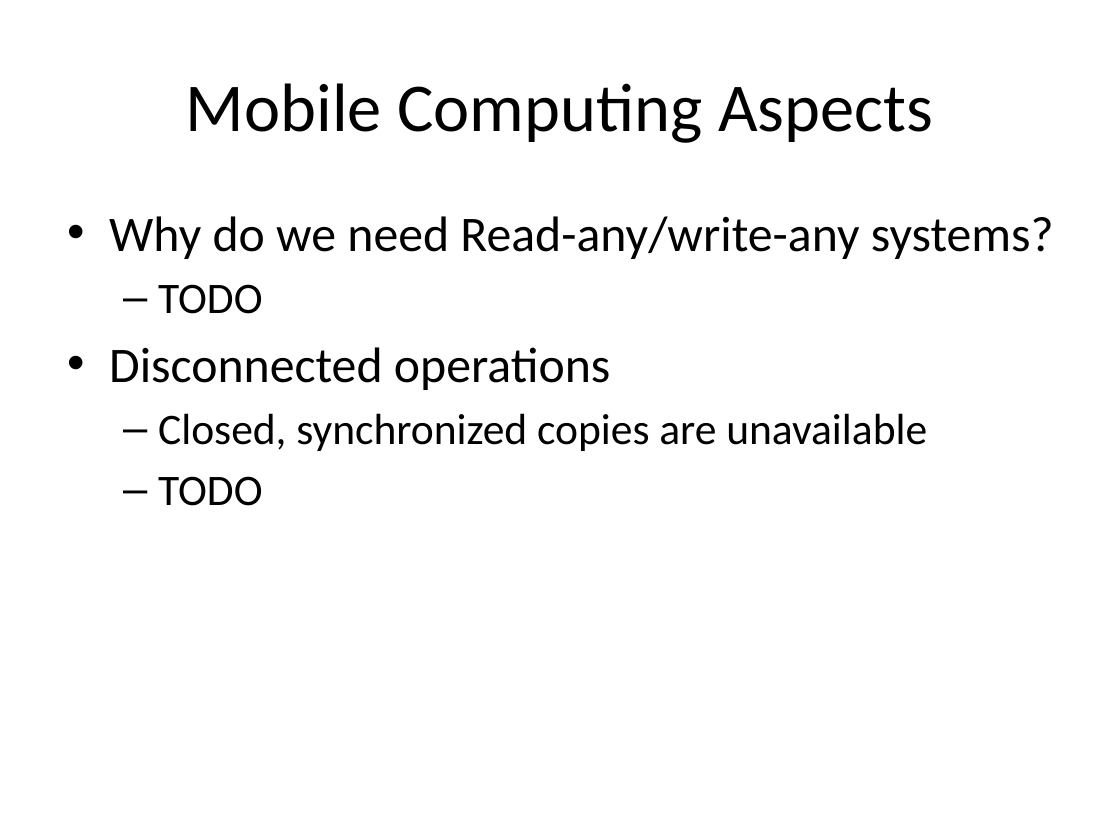
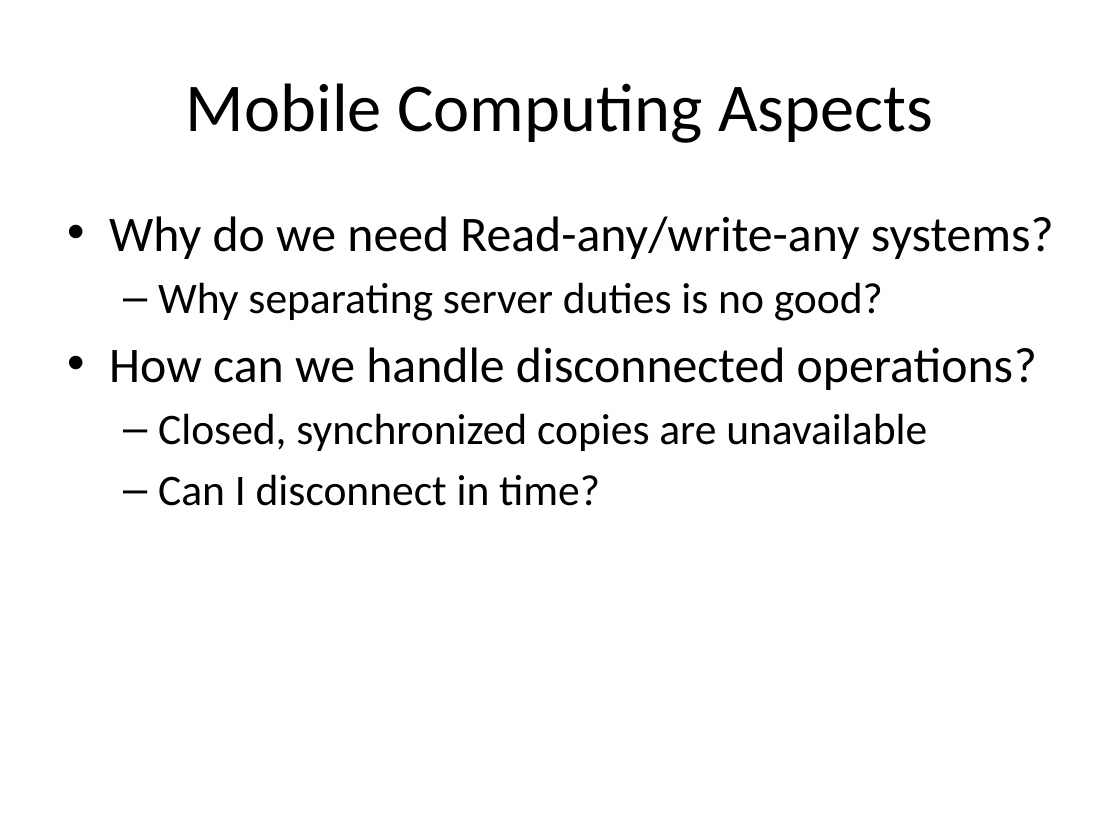
Before and after one commit to balidani/bomberman, a slide deck: slide 4 of presentation/slides_daniel.pptx. Drawn at 1120x840 pixels with LibreOffice and Linux fonts; fonts in the diff are those of the drawing. Boxes give left, top, right and bottom in pixels: in the first picture for what was removed or moved away, otherwise in the second. Text is boxed around its words. In the diff, an @@ line names an element or a change of style, - is before the commit and + after.

Commit message:
Filled the TODOs, diagram corretions
I filled the TODO bookmarks that I've seen. Also changed the arrow
directions with the common representation of notation of time for
computer science(arrow extends either right or down). Added existing
systems slide, I don't think I can add any more for the subtopic.

```diff
--- a/presentation/slides_daniel.pptx
+++ b/presentation/slides_daniel.pptx
@@ text at (x1=109, y1=282, x2=1037, y2=390): text changed @@
-  – TODO
-• Disconnected operations
+  – Why separating server duties is no good?
+• How can we handle disconnected operations?
@@ text at (x1=158, y1=474, x2=600, y2=506): text changed @@
-  – TODO
+  – Can I disconnect in time?
```
Also in this commit, not shown: 6 other slides changed.
